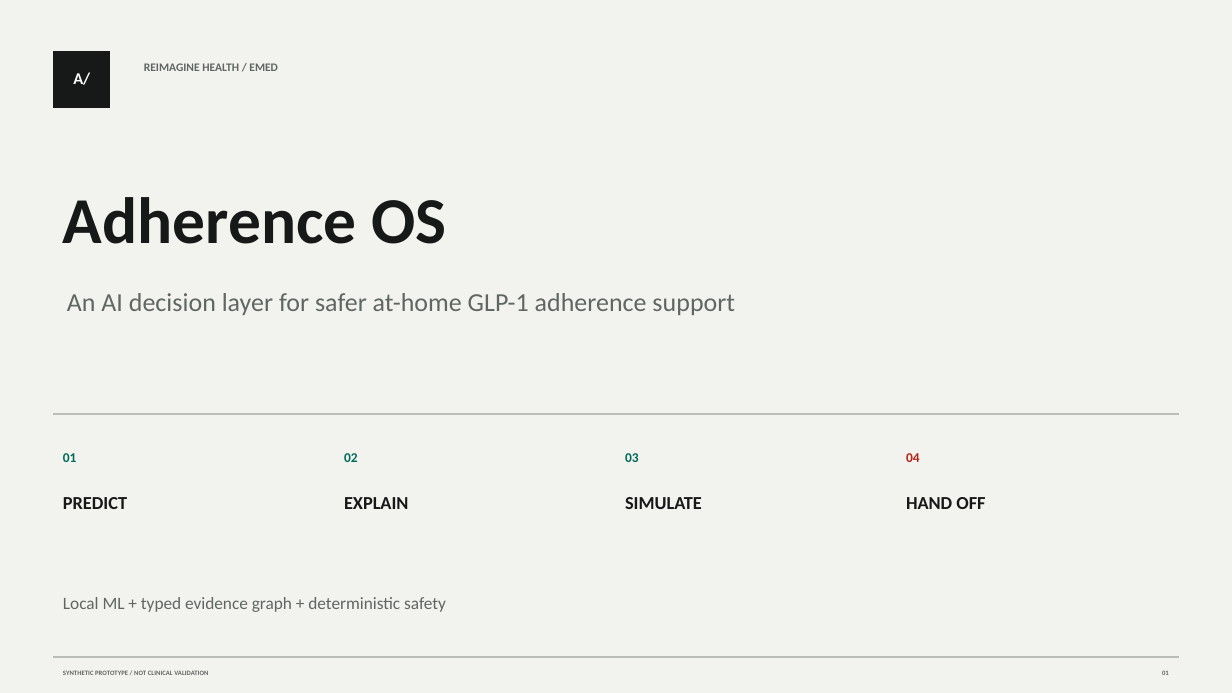
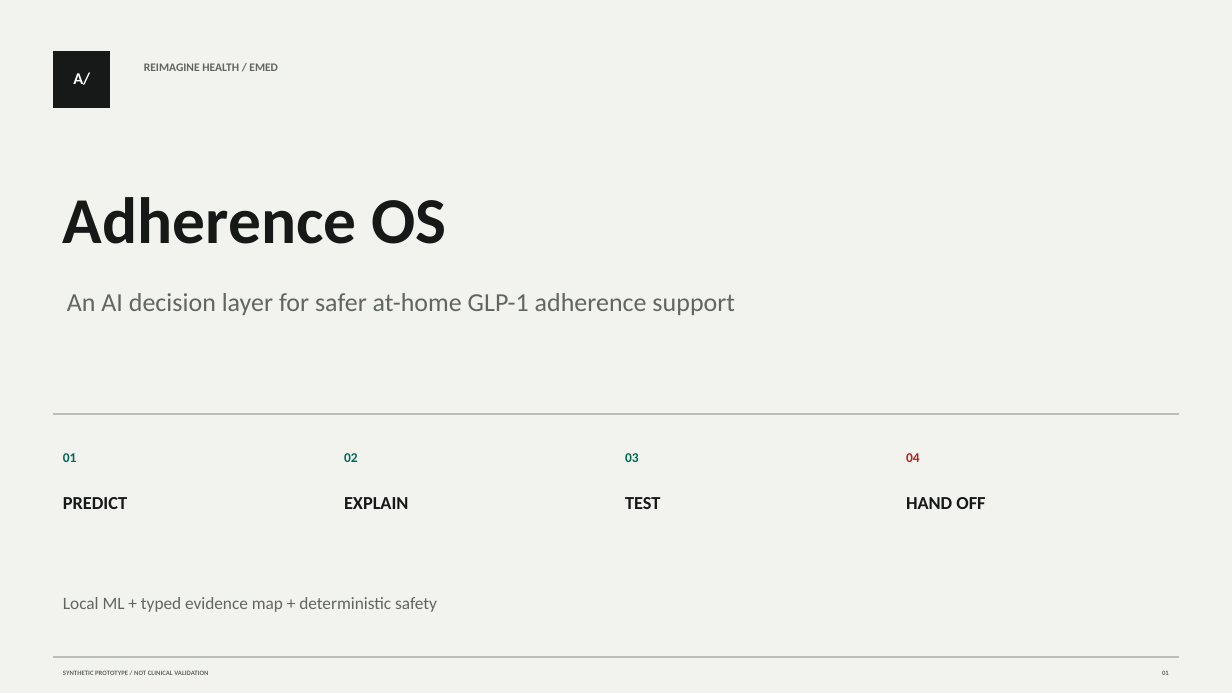
Before and after one commit to kevinmeix1/adherence-os, a slide deck: slide 1 of outputs/adherence-os-demo.pptx. Drawn at 1232x693 pixels with LibreOffice and Linux fonts; fonts in the diff are those of the drawing. Boxes give left, top, right and bottom in pixels: in the first picture for what was removed or moved away, otherwise in the second. Text is boxed around its words. In the diff, an @@ line names an element or a change of style, - is before the commit and + after.

```diff
--- a/outputs/adherence-os-demo.pptx
+++ b/outputs/adherence-os-demo.pptx
@@ text at box(625, 497, 660, 509): text changed @@
-SIMULATE
+TEST
@@ text at box(63, 597, 437, 612): text changed @@
-Local ML + typed evidence graph + deterministic safety
+Local ML + typed evidence map + deterministic safety
```
Also in this commit, not shown: 6 other slides changed, 20 other files.
